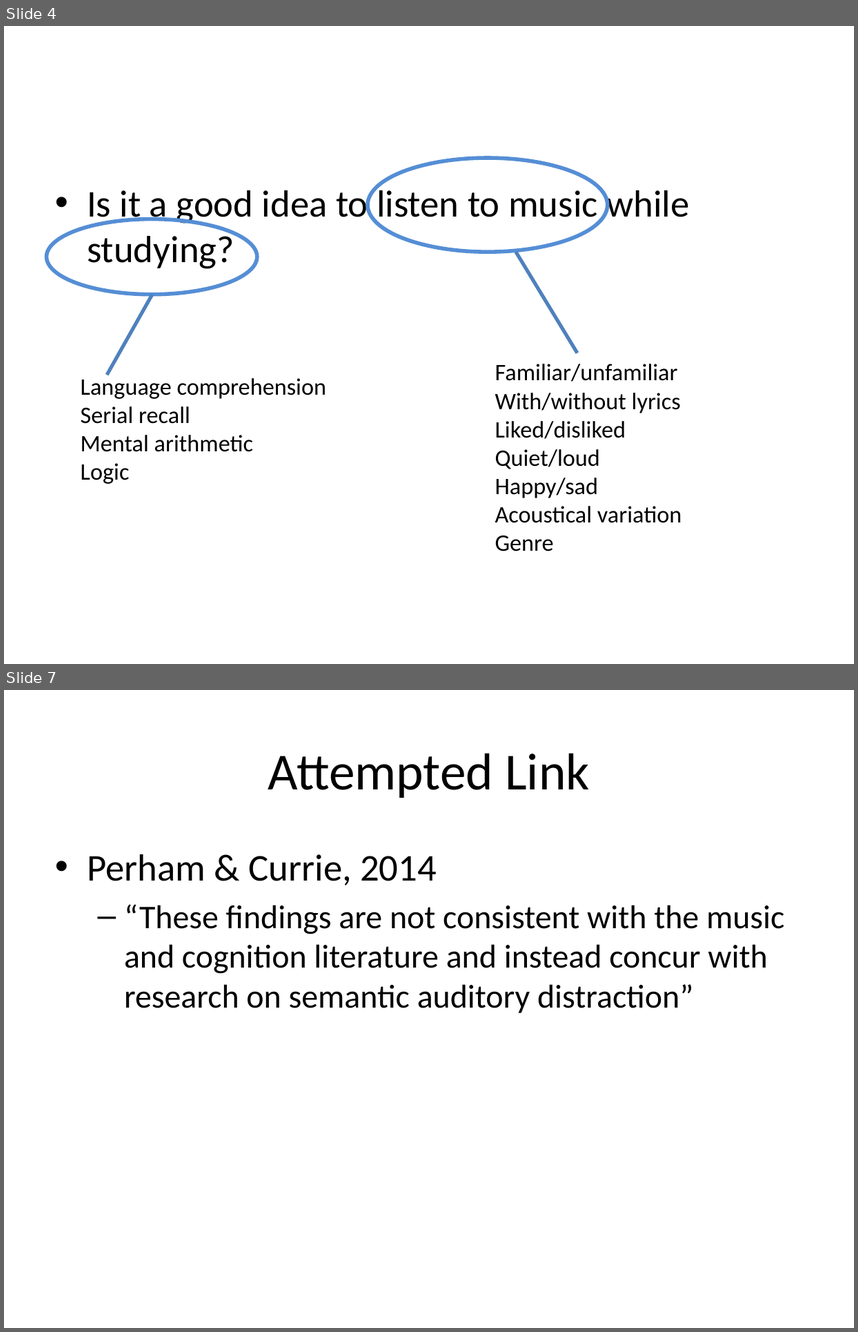
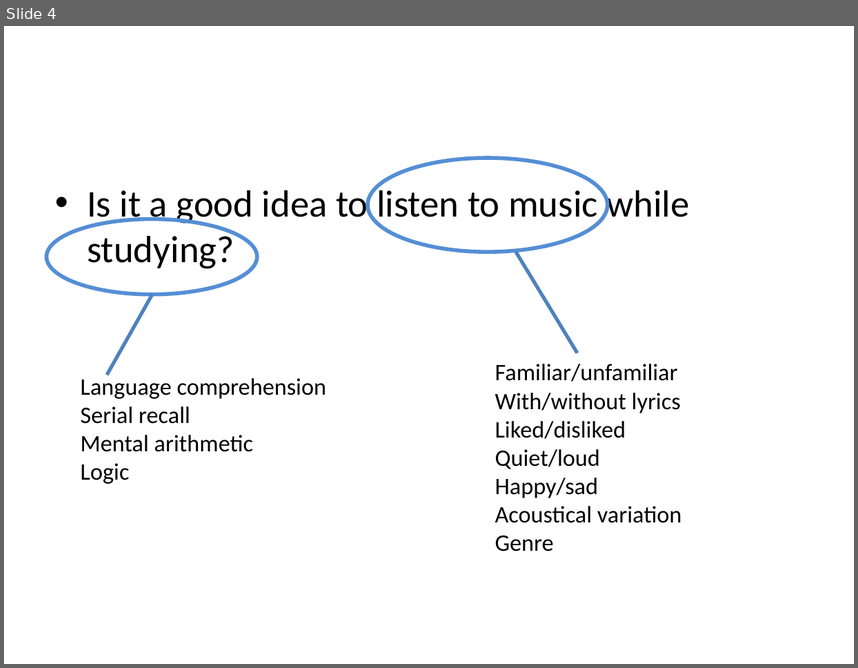
Before and after one commit to asternin/PhDProject, a slide deck: Meetings/22.08.2016-LabRetreat.pptx. Shown one above the other, each under a label of ours: slides 4 and 7 before the commit, slide 4 after it; the slides between them are not shown. The pictures are 858x1332 and 858x668 pixels, drawn with LibreOffice and Linux fonts; fonts in the diff are those of the drawing. Boxes give left, top, right and bottom in pixels: in the first picture for what was removed or moved away, otherwise in the second. Text is boxed around its words. In the diff, an @@ line names an element or a change of style, - is before the commit and + after.

```diff
--- a/Meetings/22.08.2016-LabRetreat.pptx
+++ b/Meetings/22.08.2016-LabRetreat.pptx
@@ slide 7 removed at (4, 690, 854, 1328), background #FFFFFF @@
@@ title removed at (268, 753, 590, 798) @@
-Attempted Link
@@ text removed at (87, 854, 784, 1013) @@
-• Perham & Currie, 2014
-  – “These findings are not consistent with the music and cognition literature and instead concur with research on semantic auditory distraction”
```
Also in this commit, not shown: 5 slides changed, 3 slides added, 2 other slides removed, 8 other files.
